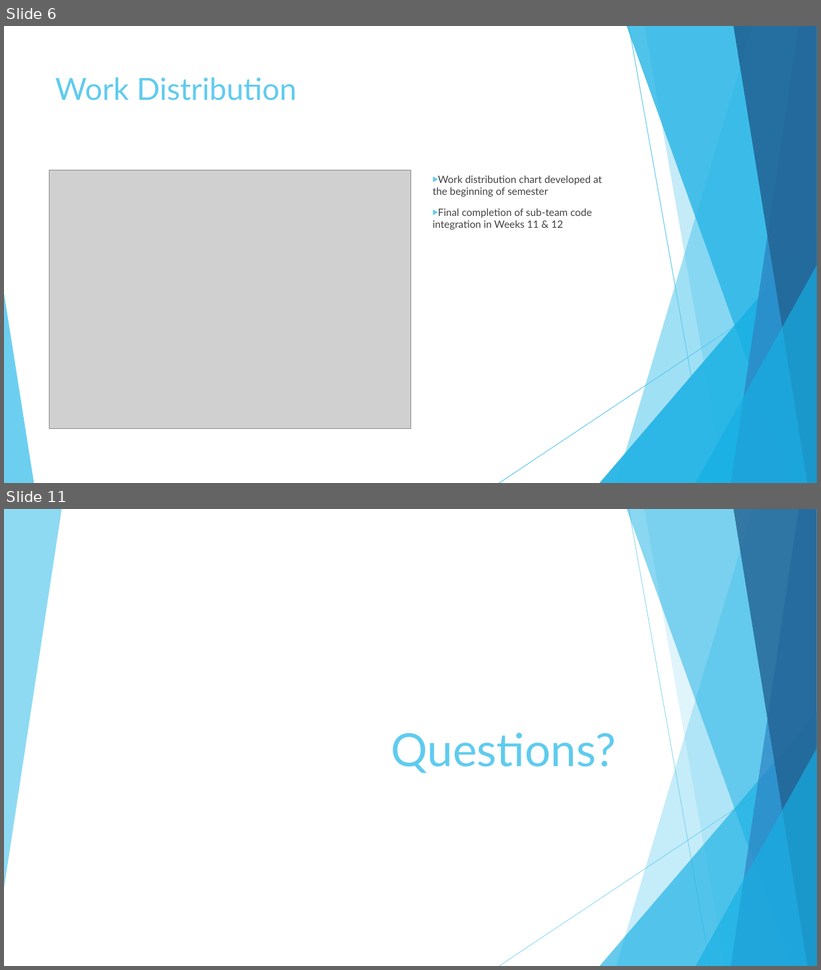
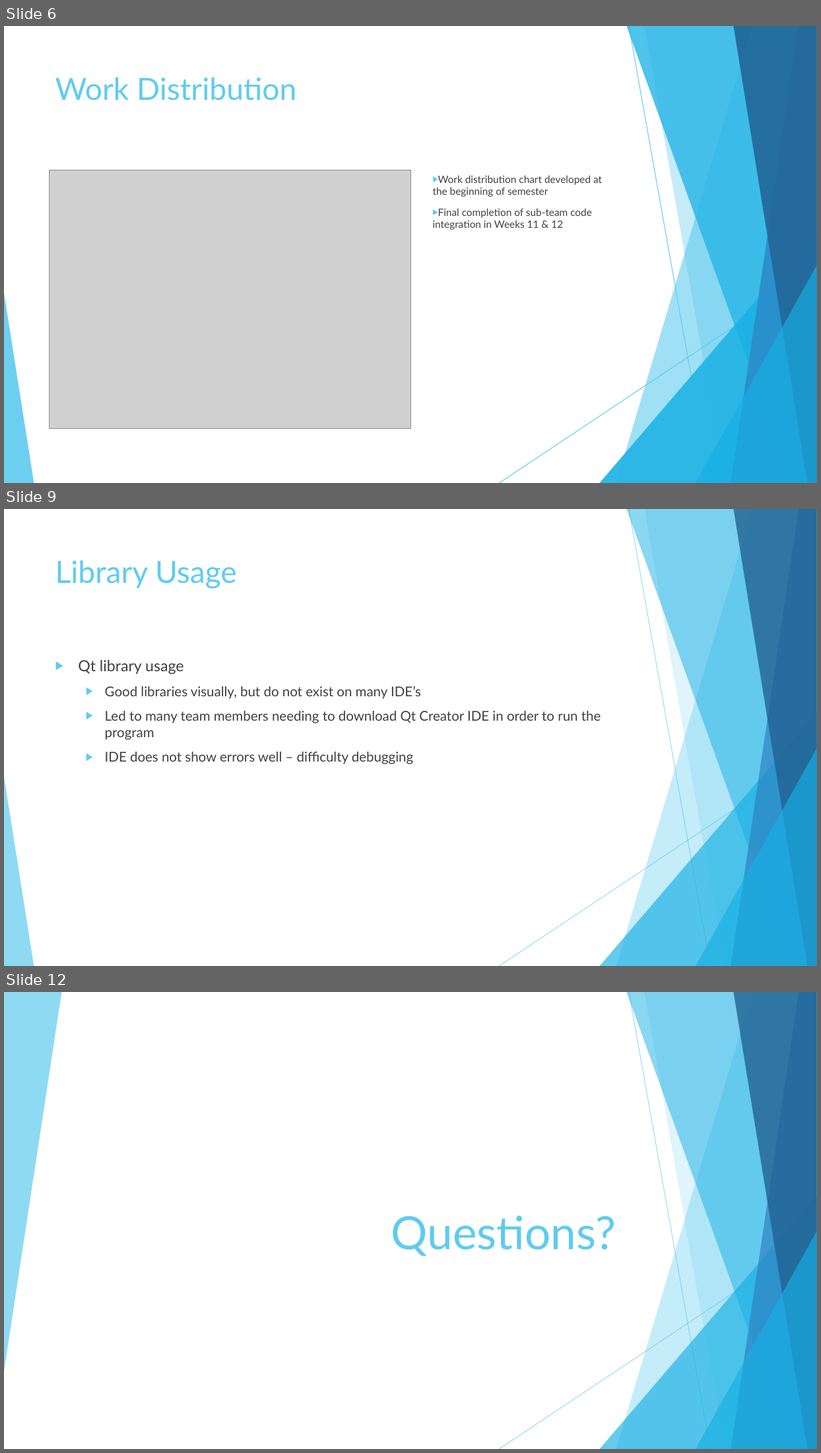
Before and after one commit to fazeelabbasi/CRASH, a slide deck: docs/CMPE 320 Final Group Presentation.pptx. Shown one above the other, each under a label of ours: slides 6 and 11 before the commit, slides 6, 9 and 12 after it; the slides between them are not shown. The pictures are 821x970 and 821x1453 pixels, drawn with LibreOffice and Linux fonts; fonts in the diff are those of the drawing; grey boxes stand for pictures. Boxes give left, top, right and bottom in pixels: in the first picture for what was removed or moved away, otherwise in the second. Text is boxed around its words. In the diff, an @@ line names an element or a change of style, - is before the commit and + after.

```diff
--- a/docs/CMPE 320 Final Group Presentation.pptx
+++ b/docs/CMPE 320 Final Group Presentation.pptx
@@ slide 9 added at (4,509,817,966), background #FFFFFF; not listed: 10 template elements that a slide beside it also shows @@
@@ title added at (55,560,237,589), 36 pt, text #5FCBEF @@
+Library Usage
@@ text added at (78,660,601,764), 16 pt, text #404040 @@
+▶ Qt library usage
+  ▶ Good libraries visually, but do not exist on many IDE’s
+  ▶ Led to many team members needing to download Qt Creator IDE in order to run the program
+  ▶ IDE does not show errors well – difficulty debugging
@@ what was slide 11 is now slide 12 @@
```
Also in this commit, not shown: 6 slides changed, 2 other slides added, 2 slides removed, 5 other files.
